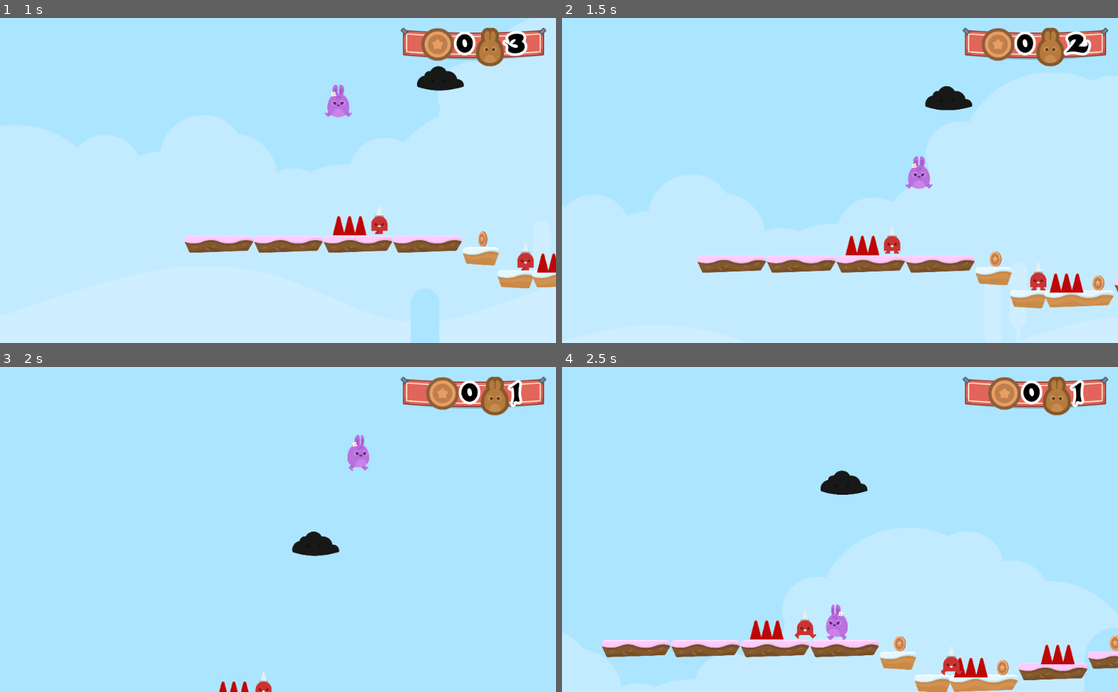
Above: before the commit, frames 1-4 (two rows, left to right).
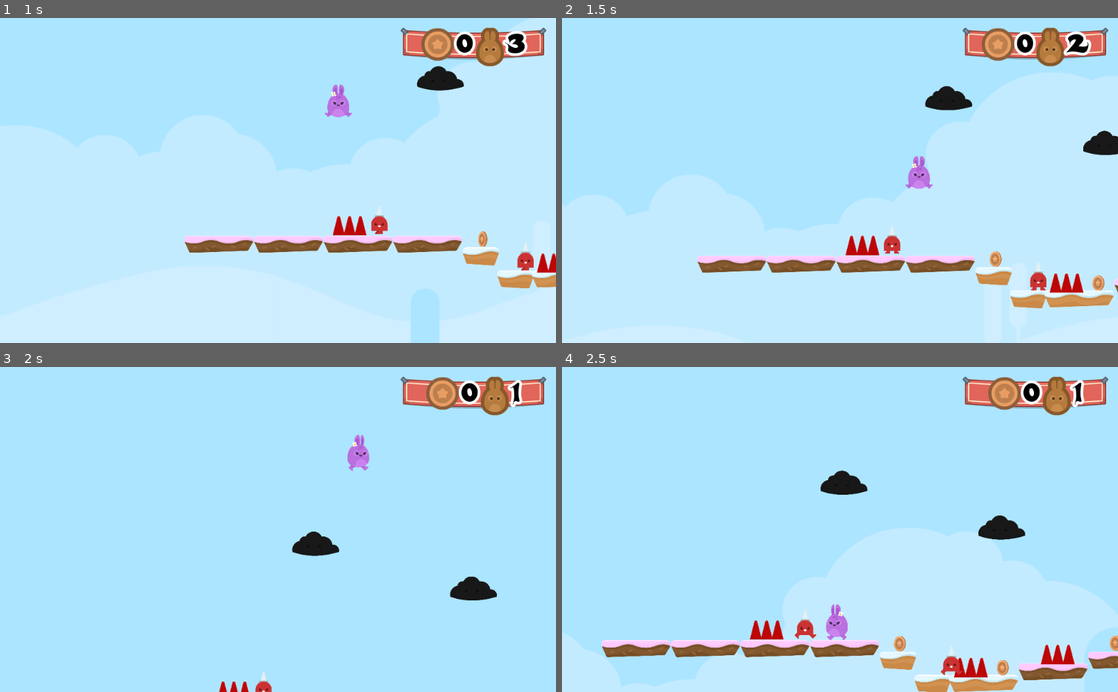
Above: after the commit, the same moments.

Repository: KennedyMungai/SimplePlatformer
Game: Godot game, scene res://Scenes/Levels/Level1.tscn
Two runs of this game, one before a commit and one after it. Both use one fixed random seed, a clock stepped at 60 frames per second and the inputs below.
Inputs:
- Up to frame 1 (1 s): hold D (right) from 0.53 s (still down); tap W (jump) at 0.77 s
- Up to frame 2 (1.5 s): keep holding D (right)
- Up to frame 3 (2 s): keep holding D (right); tap W (jump) at 1.52 s
- Up to frame 4 (2.5 s): release D (right) at 2.03 s; hold A (left) from 2.03 s (still down)

Frame 1 is identical in both runs. In frame 2, 0.4% of the frame differs, in the area x 93-100%, y 34-43%; in frame 3, 0.4%; in frame 4, 0.4%, in the area x 74-84%, y 45-54%.

Commit message:
Added clouds all over the level

Diff:
--- a/Scenes/Levels/Level1.tscn
+++ b/Scenes/Levels/Level1.tscn
@@ -146,3 +146,36 @@
 
 [node name="Cloud" parent="Clouds" instance=ExtResource( 10 )]
 position = Vector2( 952, -744 )
+
+[node name="Cloud2" parent="Clouds" instance=ExtResource( 10 )]
+position = Vector2( 1824, -496 )
+
+[node name="Cloud3" parent="Clouds" instance=ExtResource( 10 )]
+position = Vector2( 2856, -696 )
+
+[node name="Cloud4" parent="Clouds" instance=ExtResource( 10 )]
+position = Vector2( 3816, -496 )
+
+[node name="Cloud5" parent="Clouds" instance=ExtResource( 10 )]
+position = Vector2( 6072, -752 )
+
+[node name="Cloud7" parent="Clouds" instance=ExtResource( 10 )]
+position = Vector2( 4568, -72 )
+
+[node name="Cloud6" parent="Clouds" instance=ExtResource( 10 )]
+position = Vector2( 4632, -544 )
+
+[node name="Cloud8" parent="Clouds" instance=ExtResource( 10 )]
+position = Vector2( 2810, 656 )
+
+[node name="Cloud9" parent="Clouds" instance=ExtResource( 10 )]
+position = Vector2( 3640, 1016 )
+
+[node name="Cloud10" parent="Clouds" instance=ExtResource( 10 )]
+position = Vector2( 4152, 688 )
+
+[node name="Cloud11" parent="Clouds" instance=ExtResource( 10 )]
+position = Vector2( 5464, 744 )
+
+[node name="Cloud12" parent="Clouds" instance=ExtResource( 10 )]
+position = Vector2( 4776, 1456 )
